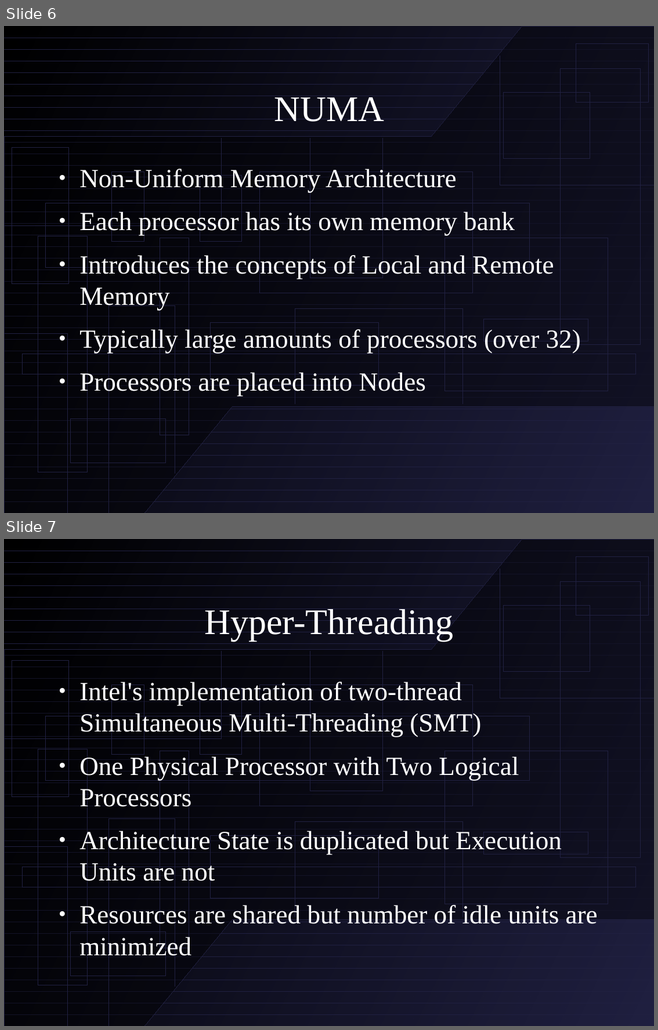
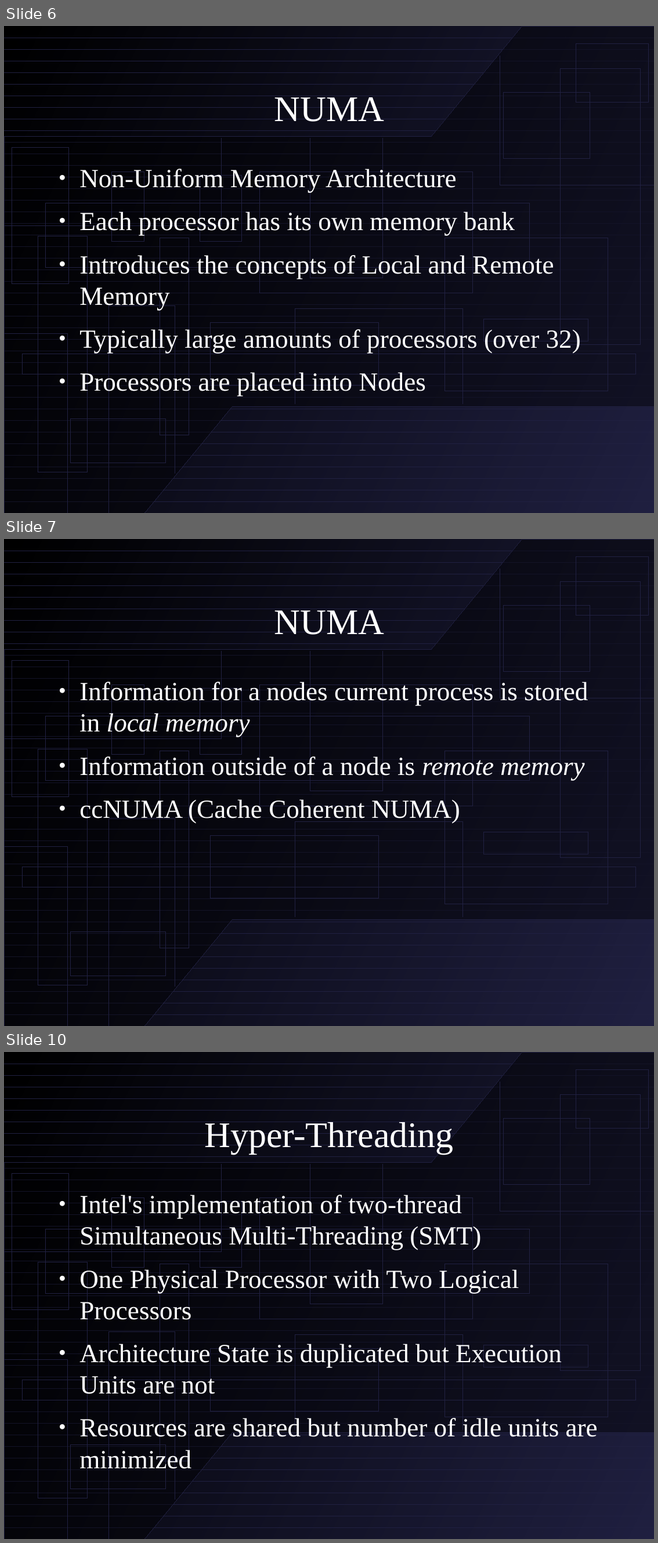
Before and after one commit to sumdog/assignments, a slide deck: cpsc-533/presentation.odp. Shown one above the other, each under a label of ours: slides 6 and 7 before the commit, slides 6, 7 and 10 after it; the slides between them are not shown. The pictures are 658x1030 and 658x1543 pixels, drawn with LibreOffice and Linux fonts; fonts in the diff are those of the drawing. Boxes give left, top, right and bottom in pixels: in the first picture for what was removed or moved away, otherwise in the second. Text is boxed around its words. In the diff, an @@ line names an element or a change of style, - is before the commit and + after.

```diff
--- a/cpsc-533/presentation.odp
+++ b/cpsc-533/presentation.odp
@@ slide 7 added at (4,539,654,1026), background #FFFFFF; not listed: 66 template elements that a slide beside it also shows @@
@@ title added at (274,610,384,635), 44 pt, text #FFFFFF @@
+NUMA
@@ text added at (79,680,587,823), 32 pt, text #FFFFFF @@
+● Information for a nodes current process is stored in local memory
+● Information outside of a node is remote memory
+● ccNUMA (Cache Coherent NUMA)
@@ what was slide 7 is now slide 10 @@
```
Also in this commit, not shown: 2 slides changed, 9 other slides added, 1 other file.
